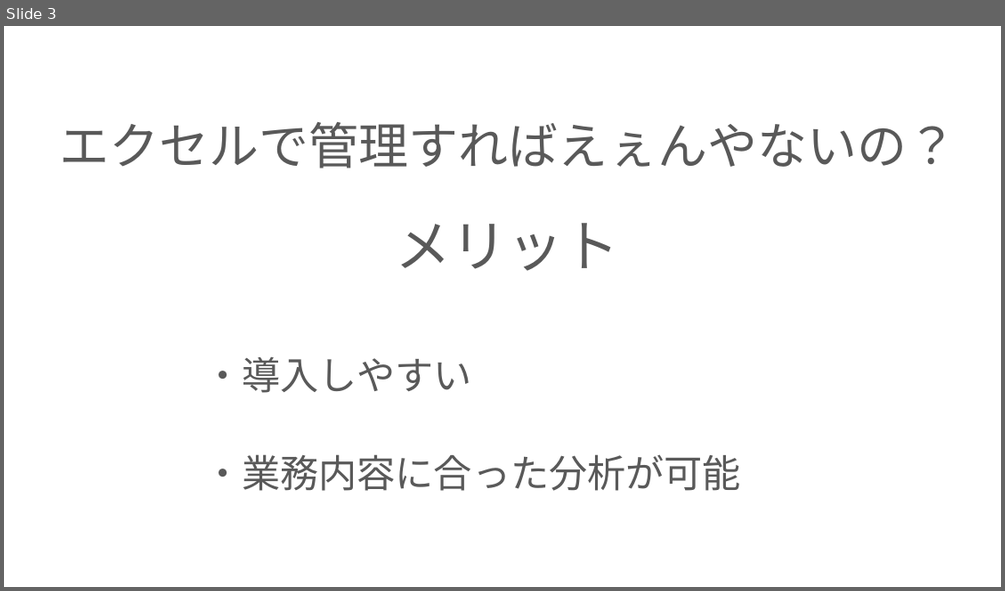
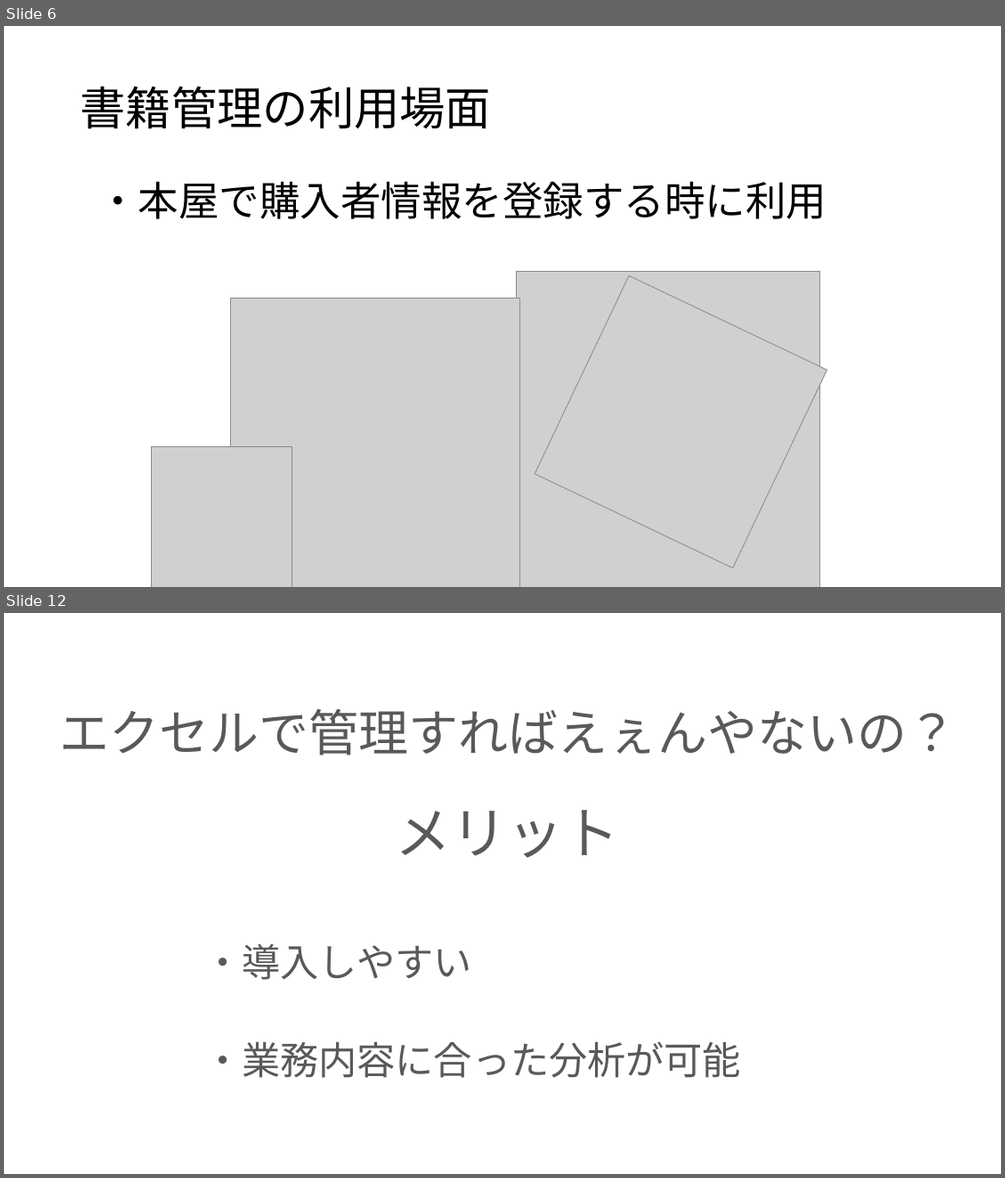
Before and after one commit to ivy239007/PG-, a slide deck: プレゼン/プレゼン資料.pptx. Shown one above the other, each under a label of ours: slide 3 before the commit, slides 6 and 12 after it; the slides between them are not shown. The pictures are 1005x591 and 1005x1178 pixels, drawn with LibreOffice and Linux fonts; fonts in the diff are those of the drawing; grey boxes stand for pictures; background and template pictures are left out. Boxes give left, top, right and bottom in pixels: in the first picture for what was removed or moved away, otherwise in the second. Text is boxed around its words. In the diff, an @@ line names an element or a change of style, - is before the commit and + after.

```diff
--- a/プレゼン/プレゼン資料.pptx
+++ b/プレゼン/プレゼン資料.pptx
@@ slide 6 added at (4, 26, 1001, 587), background picture (left out) @@
@@ title added at (80, 86, 491, 129), 44 pt, text #000000 @@
+書籍管理の利用場面
@@ text added at (97, 181, 826, 219), 39 pt, text #000000 @@
+・本屋で購入者情報を登録する時に利用
@@ picture added at (517, 272, 820, 587) @@
@@ picture added at (535, 276, 827, 568) @@
@@ picture added at (231, 297, 520, 587) @@
@@ picture added at (152, 446, 291, 587) @@
@@ what was slide 3 is now slide 12 @@
```
Also in this commit, not shown: 3 slides changed, 8 other slides added.
